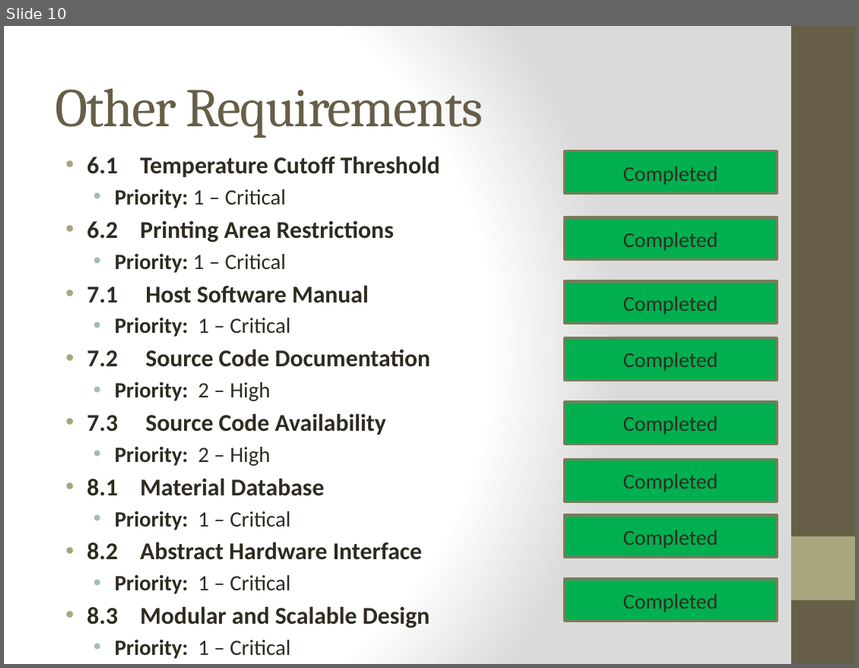
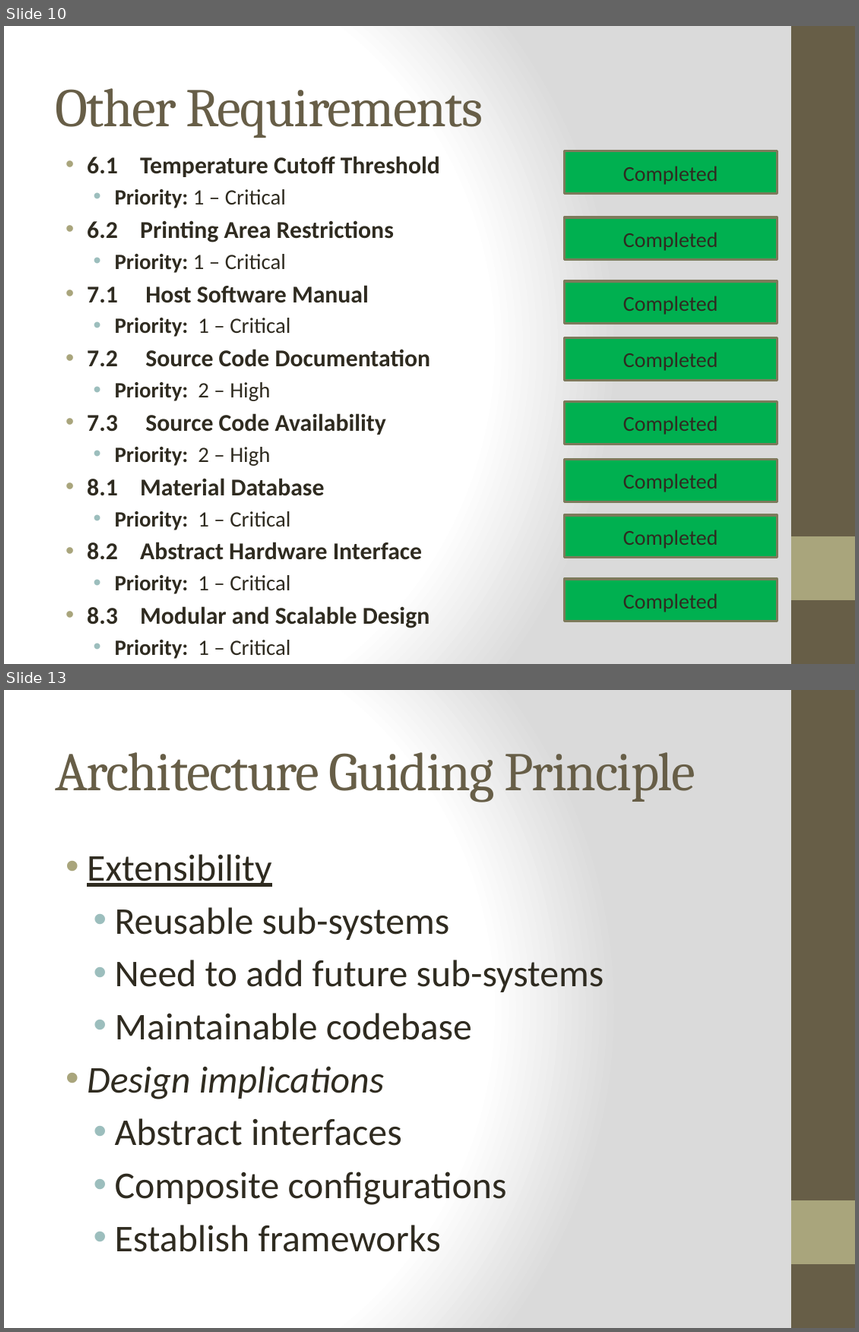
Before and after one commit to qpHalcy0n/SRDesign, a slide deck: Final Presentation/Ink3d Final Presentation.pptx. Shown one above the other, each under a label of ours: slide 10 before the commit, slides 10 and 13 after it; the slides between them are not shown. The pictures are 859x668 and 859x1332 pixels, drawn with LibreOffice and Linux fonts; fonts in the diff are those of the drawing. Boxes give left, top, right and bottom in pixels: in the first picture for what was removed or moved away, otherwise in the second. Text is boxed around its words. In the diff, an @@ line names an element or a change of style, - is before the commit and + after.

```diff
--- a/Final Presentation/Ink3d Final Presentation.pptx
+++ b/Final Presentation/Ink3d Final Presentation.pptx
@@ slide 13 added at (4, 690, 855, 1328), background gradient #FFFFFF to #DADADA; not listed: 2 template elements that a slide beside it also shows @@
@@ title added at (55, 752, 696, 802), 46 pt, text #675E47 @@
+Architecture Guiding Principle
@@ text added at (87, 854, 604, 1252), 32 pt, text #2F2B20 @@
+• Extensibility
+  • Reusable sub-systems
+  • Need to add future sub-systems
+  • Maintainable codebase
+• Design implications
+  • Abstract interfaces
+  • Composite configurations
+  • Establish frameworks
```
Also in this commit, not shown: 22 other slides added, 2 other files.
